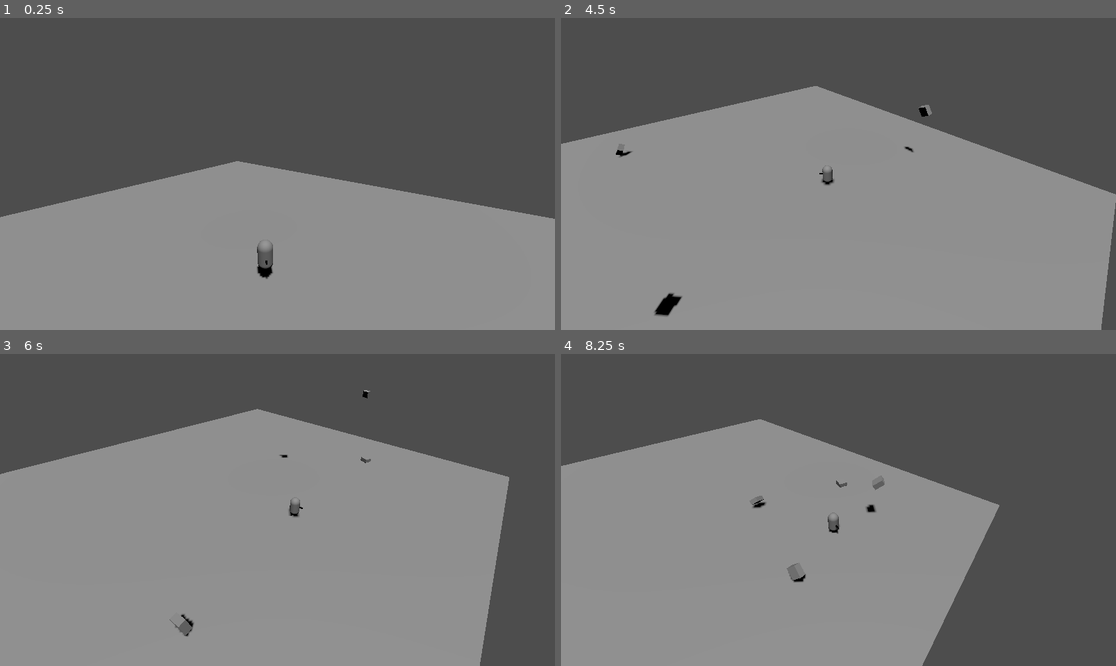
Above: before the commit, frames 1-4 (two rows, left to right).
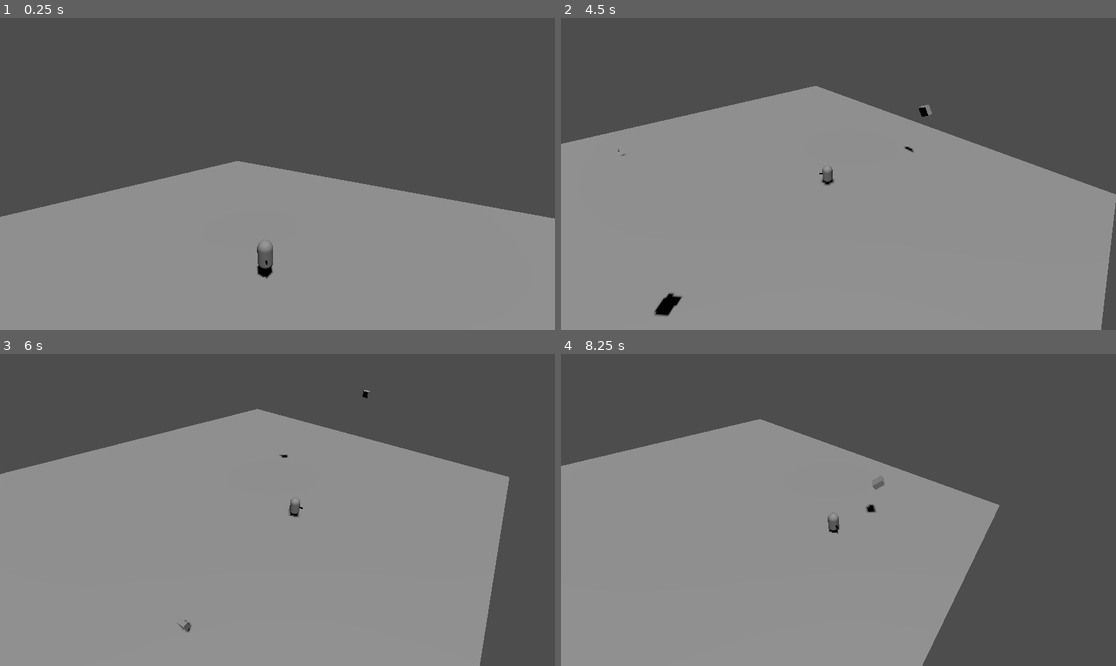
Above: after the commit, the same moments.

Repository: NopksForge/auth-slash
Game: Godot game, scene res://levels/practice_room/practice_room.tscn
Same seed, same stepped clock (60 frames per second), same inputs: the game is played once before the commit and once after it.
Inputs:
- Up to frame 1 (0.25 s): no input
- Up to frame 2 (4.5 s): hold D (move_right) 0.53-1.28 s; tap Space (move_dash) every 0.75 s from 0.6 to 4.35 s; hold S (move_down) 1.28-2.03 s; hold D (move_right) 2.03-2.78 s; hold W (move_up) 2.78-3.53 s; hold A (move_left) from 3.53 s (still down)
- Up to frame 3 (6 s): release A (move_left) at 5.03 s; hold S (move_down) 5.03-5.78 s; tap Space (move_dash) at 5.1, 5.85 s; hold D (move_right) from 5.78 s (still down)
- Up to frame 4 (8.25 s): release D (move_right) at 6.53 s; hold W (move_up) 6.53-7.28 s; tap Space (move_dash) at 6.6, 7.35, 8.1 s; hold D (move_right) 7.28-8.03 s; hold S (move_down) from 8.03 s (still down)

The runs differ from the first frame. In frame 1, less than 0.1% of the frame differs, in the area x 0-100%, y 45-84%; in frame 2, less than 0.1%; in frame 3, 0.1%; in frame 4, 0.2%, in the area x 34-52%, y 40-74%.

Commit message:
update collision method

Diff:
--- a/characters/Players/stave.gd
+++ b/characters/Players/stave.gd
@@ -1,24 +1,29 @@
 extends CharacterBody3D
 
 const SPEED = 5.0
-const DASH_SPEED = 20.0  # Speed during dash.
-const DASH_TIME = 0.2  # Dash duration in seconds.
-const DASH_COOLDOWN = 0.2  # Cooldown between dashes.
+const DASH_SPEED = 20.0  # Speed during dash
+const DASH_TIME = 0.2    # Dash duration in seconds
+const DASH_COOLDOWN = 0.2  # Cooldown between dashes
+const GRAVITY = 9.8      # Gravity constant
 
-var dash_timer = 0.0  # Tracks dash duration.
-var dash_cooldown_timer = 0.0  # Tracks cooldown time.
-var is_dashing = false  # True if the player is currently dashing.
-var last_facing_direction = Vector3.ZERO  # Stores the last direction the player faced.
+var dash_timer = 0.0
+var dash_cooldown_timer = 0.0
+var is_dashing = false
+var last_facing_direction = Vector3.ZERO
 
-# Reference to the model (the visual representation).
-@onready var model = $Model  # Adjust this path if needed.
+@onready var model = $Model
+
+func _ready():
+	# Set collision layers
+	collision_layer = 0b00000000_00000000_00000000_00000100  # layer 3 (player)
+	collision_mask = 0b00000000_00000000_00000000_00000010   # layer 2 (ground)
 
 func _physics_process(delta: float) -> void:
-	# Add gravity if the player is not on the floor.
+	# Add gravity
 	if not is_on_floor():
-		velocity += get_gravity() * delta
+		velocity += Vector3.DOWN * GRAVITY * delta
 
-	# Handle dash input and cooldowns.
+	# Handle dash input and cooldowns
 	if Input.is_action_just_pressed("move_dash") and dash_cooldown_timer <= 0:
 		start_dash()
 
@@ -29,28 +34,27 @@
 
 	dash_cooldown_timer = max(0, dash_cooldown_timer - delta)
 
-	# Get input direction from WASD.
+	# Get input direction
 	var input_dir = Input.get_vector("move_left", "move_right", "move_up", "move_down")
 	var direction = (transform.basis * Vector3(input_dir.x, 0, input_dir.y)).normalized()
 
-	# Update the last facing direction if there is movement.
-	if direction != Vector3.ZERO:
+	# Handle movement
+	if direction:
 		last_facing_direction = direction
+		if is_dashing:
+			velocity.x = direction.x * DASH_SPEED
+			velocity.z = direction.z * DASH_SPEED
+		else:
+			velocity.x = direction.x * SPEED
+			velocity.z = direction.z * SPEED
+	else:
+		if is_dashing and last_facing_direction != Vector3.ZERO:
+			velocity.x = last_facing_direction.x * DASH_SPEED
+			velocity.z = last_facing_direction.z * DASH_SPEED
+		else:
+			velocity.x = move_toward(velocity.x, 0, SPEED)
+			velocity.z = move_toward(velocity.z, 0, SPEED)
 
-	# Apply movement or dash logic.
-	if is_dashing:
-		velocity.x = last_facing_direction.x * DASH_SPEED
-		velocity.z = last_facing_direction.z * DASH_SPEED
-	elif direction != Vector3.ZERO:
-		# Normal movement.
-		velocity.x = direction.x * SPEED
-		velocity.z = direction.z * SPEED
-	else:
-		# Decelerate smoothly when no input is given.
-		velocity.x = move_toward(velocity.x, 0, SPEED)
-		velocity.z = move_toward(velocity.z, 0, SPEED)
-
-	# Rotate the model to face the movement direction without affecting the CharacterBody3D.
 	if last_facing_direction != Vector3.ZERO:
 		rotate_model_to_face_direction(last_facing_direction)
 
@@ -65,10 +69,10 @@
 	model.rotation.y = lerp_angle(model.rotation.y, target_angle, 0.1)
 
 func start_dash() -> void:
-	if is_on_floor():  # Optional: Restrict dash to the ground.
-		is_dashing = true
-		dash_timer = DASH_TIME
-		dash_cooldown_timer = DASH_COOLDOWN
+	is_dashing = true
+	dash_timer = DASH_TIME
+	dash_cooldown_timer = DASH_COOLDOWN
 
 func stop_dash() -> void:
 	is_dashing = false
+	dash_timer = 0.0
--- a/levels/practice_room/box.gd
+++ b/levels/practice_room/box.gd
@@ -2,17 +2,20 @@
 
 signal box_destroyed(box: Node3D)
 
-@export var floor_detection_time: float = 0.2
 @export var destruction_delay: float = 0.2
 
-var time_since_spawn: float = 0.0
-var can_check_floor: bool = false
 var is_being_destroyed: bool = false
 
 func _ready():
 	# Enable contact monitoring for collision detection
 	contact_monitor = true
 	max_contacts_reported = 1
+
+	# Set collision layer and mask
+	# layer 1: default layer for box
+	# layer 2: ground layer
+	collision_layer = 0b00000000_00000000_00000000_00000001  # layer 1
+	collision_mask = 0b00000000_00000000_00000000_00000010   # layer 2 (ground)
 
 	# Add random rotation when spawned
 	angular_velocity = Vector3(
@@ -21,29 +24,20 @@
 		randf_range(-1, 1)
 	)
 
-func _physics_process(delta):
+func _physics_process(_delta):
 	if is_being_destroyed:
 		return
 
-	time_since_spawn += delta
-
-	# Wait a bit before starting floor detection
-	if time_since_spawn >= floor_detection_time:
-		can_check_floor = true
-
-	# Check for floor collision using linear velocity
-	if can_check_floor and get_contact_count() > 0:
-		# Check if we're mostly stopped
-		if linear_velocity.length() < 0.1:
-			destroy()
+	# Check for collision with ground
+	var colliding_bodies = get_colliding_bodies()
+	if colliding_bodies.size() > 0:
+		destroy()
 
 func destroy():
 	if is_being_destroyed:
 		return
 
 	is_being_destroyed = true
-
-	# Emit signal before destruction
 	box_destroyed.emit(self)
 
 	# Scale down and destroy
--- a/levels/practice_room/floor.gd
+++ b/levels/practice_room/floor.gd
@@ -1,7 +1,6 @@
 extends StaticBody3D
 
-
-# Called when the node enters the scene tree for the first time.
 func _ready() -> void:
-	# Add this to your ground node
-	add_to_group("ground")
+	# Set collision layers only
+	collision_layer = 0b00000000_00000000_00000000_00000010  # layer 2
+	collision_mask = 0b00000000_00000000_00000000_00000101   # layers 1 & 3
Not shown, changed: design/map/stage1-init-auth.excalidraw
Not shown, changed: design/map/stage2-login.excalidraw
